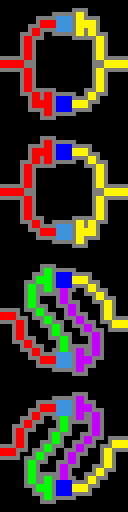
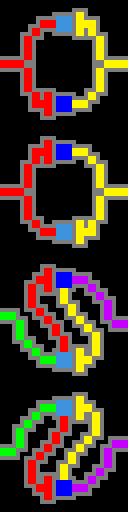
Layers edited between the first and the second w=128, h=512 image:
renamed "Grupo 2 copia" to "Grupo 2 copia 4", painted on it over [0, 268, 128, 372]
renamed "Grupo 2 copia 2" to "Grupo 2 copia 3", painted on it over [0, 396, 128, 500]
